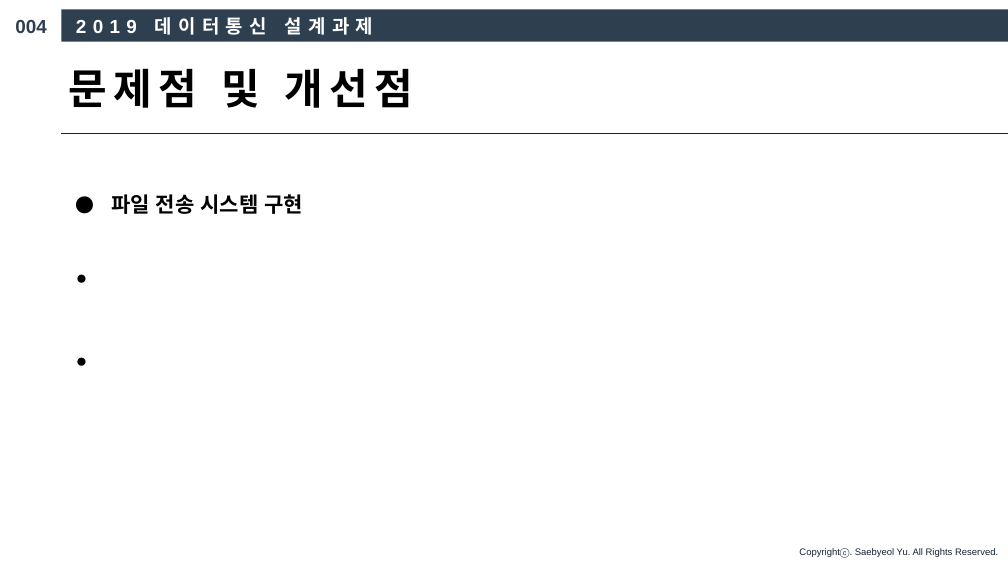
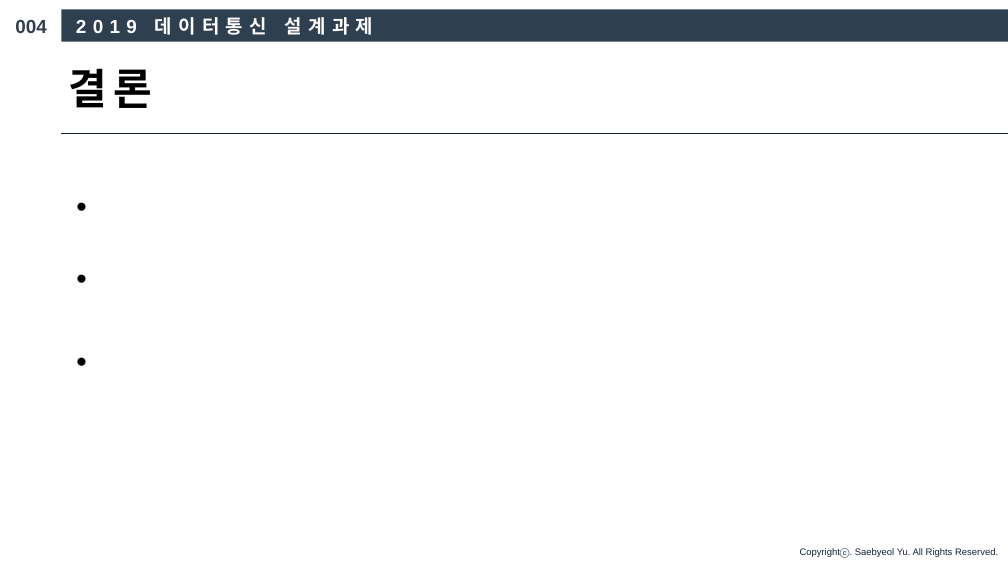
Before and after one commit to chattermproject2019/chatting_TCP, a slide deck: slide 48 of 4조 데이터통신 발표 PPT.pptx (slide 24 before the commit). Drawn at 1008x567 pixels with LibreOffice and Linux fonts; fonts in the diff are those of the drawing. Boxes give left, top, right and bottom in pixels: in the first picture for what was removed or moved away, otherwise in the second. Text is boxed around its words. In the diff, an @@ line names an element or a change of style, - is before the commit and + after.

```diff
--- a/4조 데이터통신 발표 PPT.pptx
+++ b/4조 데이터통신 발표 PPT.pptx
@@ text at (69, 68, 152, 108): text changed @@
-문제점 및 개선점
+결론
@@ text at (111, 194, 303, 214): text changed; size 20 to 18 pt; bold off @@
-● 파일 전송 시스템 구현
+●
```
Also in this commit, not shown: 22 other slides changed, 26 slides added, 1 slide removed.
